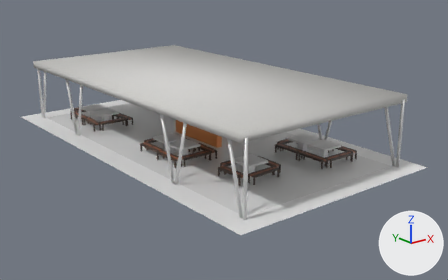
A saved change to the glTF model FPTimnyaHabib/examples/models/plasno/Plasno.gltf.
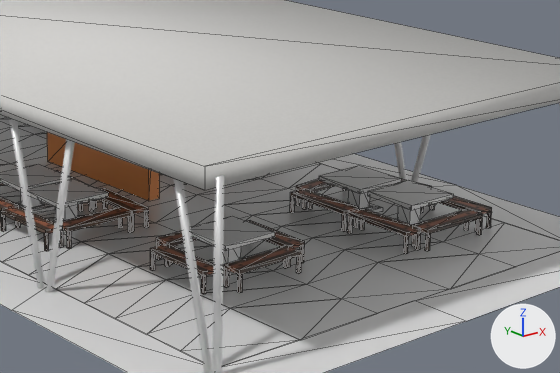
Each version is shown whole from a camera (50 mm lens) standing at (-83.1, -113.8, 43.7) and looking at (3.5, -5.6, 0.4), then close up on the part from 35% to 86% of the width and 23% to 78% of the height. The axes (+X, +Y, +Z) are drawn at lower right. The lights are the same throughout. The close-ups show mesh edges as thin lines. Where no turn or scale is listed for an object, it has been applied to the vertices. Vertices at the same position are counted once.

Names of what the first close-up shows: 'Cube.005', 'Cube.006', 'Cube.010', 'Cube.033', 'Cube.038', 'Marble Floor.000', 'Plane', 'Table1.009', 'Table1.010', 'Table1.013', 'Table1.014', 'Table1.015'.
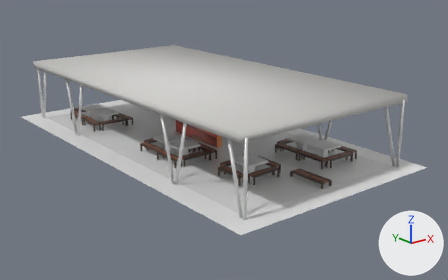
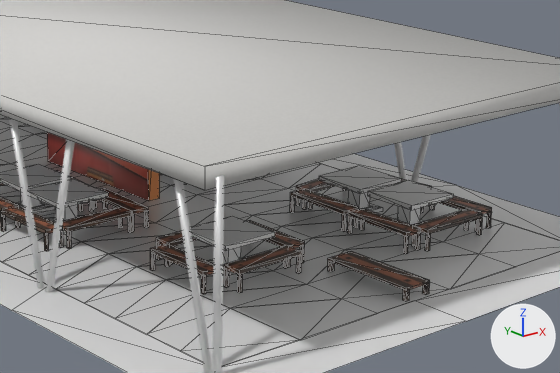
What differs and where, as boxes [x1, y1, x2, y2] in the close-ups (560 x 373 px):
```json
{"object": "Cube.005", "change": "surface changed", "before": [47, 132, 155, 201], "after": [47, 132, 155, 201]}
{"object": "Cube.004", "change": "added", "after": [328, 251, 430, 302]}
{"part": 1, "of": "me_cube_034", "change": "surface changed", "before": [47, 132, 149, 201], "after": [47, 132, 149, 201]}
```

Edits to the scene script, one JSON object a line:
```json
{"op": "add", "block": "img_317812", "code": ["img_317812 = load_image('317812', '317812.jpg', 1477, 1108, 'sRGB')"]}
{"op": "add", "block": "img_317811", "code": ["img_317811 = load_image('317811', '317811.jpg', 1477, 1108, 'sRGB')"]}
{"op": "remove", "block": "mat_material_003", "code": "mat_material_003.base_color = (0.8, 0.278, 0.0737)  # orange #e7904d"}
{"op": "add", "block": "mat_material_003", "code": "mat_material_003.texture = img_317811"}
{"op": "add", "block": "mat_material_005", "code": ["mat_material_005 = principled_material('Material.005')", "mat_material_005.texture = img_317812"]}
{"op": "add", "block": "mat_material_004", "code": ["mat_material_004 = principled_material('Material.004')", "mat_material_004.base_color = (0.8, 0.278, 0.0737)  # orange #e7904d"]}
{"block": "me_cube_034", "where": "me_cube_034.from_pydata(...)  # 8 vertices, 12 faces; spans x -0.6..0.6, y -8.2..8.2, z -0.1..13.5"}
{"block": "me_cube_034", "where": "# used by ob_cube_005; location = (0.0, 0.0, 0.0)"}
{"block": "me_cube_034", "change": "me_cube_034 part 1: 4 kept faces spanning x -0.6..0.6, y -8.2..8.2, z -0.1..13.5 get new texture (UV) coordinates"}
{"op": "add", "block": "me_cube_034", "code": "me_cube_034.materials.append(mat_material_004)  # orange #e7904d"}
{"op": "add", "block": "me_cube_034", "code": "me_cube_034.materials.append(mat_material_005)  # picture img_317812"}
{"op": "add", "block": "me_cube_008", "code": ["me_cube_008 = bpy.data.meshes.new('Cube.008')", "me_cube_008.from_pydata(...)  # a box spanning x 0.93..1.33, y 3.92..4.26, z -0.01..0.87; a box spanning x -1.33..1.33, y -4.26..4.26, z 0.87..1.09; a box spanning x -1.33..-0.93, y 3.92..4.26, z -0.01..0.87; a box spanning x -1.33..-0.93, y -4.26..-3.92, z -0.01..0.87; a box spanning x 0.93..1.33, y -4.26..-3.92, z -0.01..0.87", "me_cube_008.materials.append(mat_woodadvanced_001)  # picture img_woodchair"]}
{"op": "add", "block": "ob_cube_004", "code": ["ob_cube_004 = bpy.data.objects.new('Cube.004', me_cube_008)", "ob_cube_004.location = (0.7, -35.96, 0.0)"]}
```
